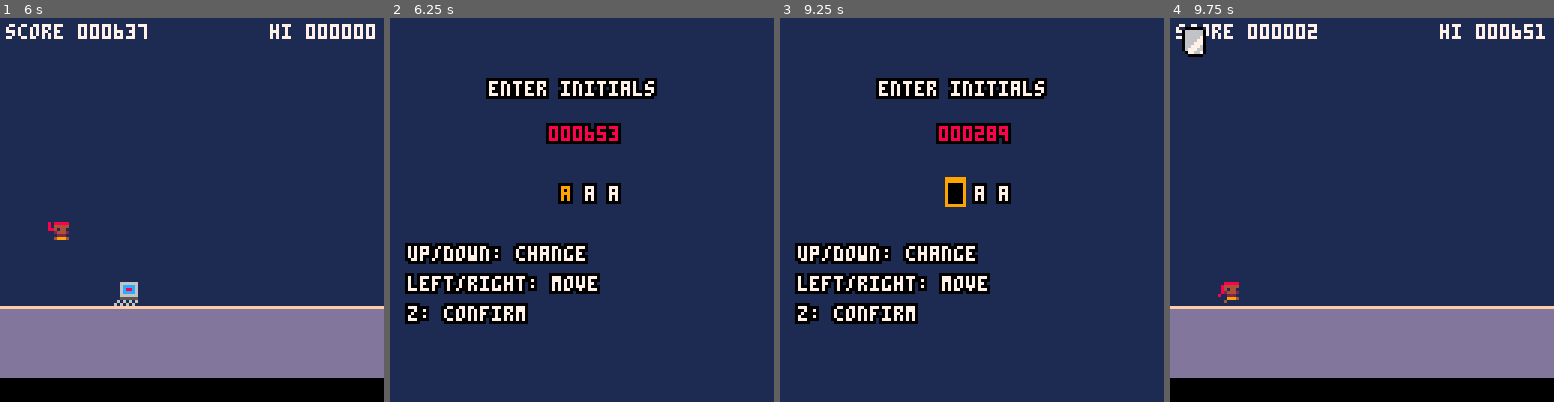
Above: before the commit, frames 1-4 (left to right).
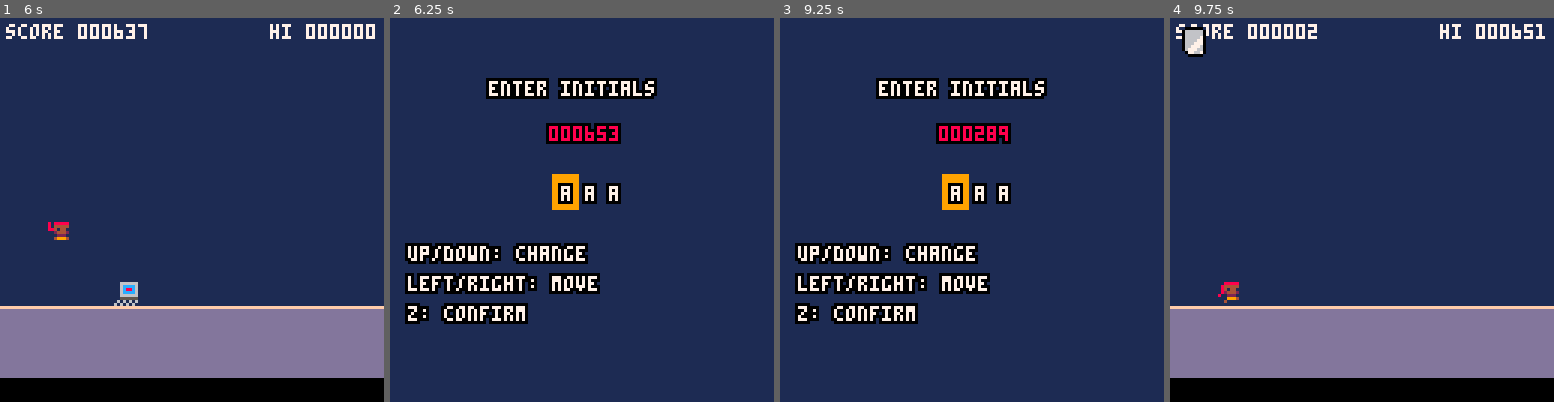
Above: after the commit, the same moments.

Repository: ltpitt/lua-pico-8-oracle-odyssey
Game: PICO-8 cartridge oracle-odyssey.p8
Two runs of this game, one before a commit and one after it. Both use one fixed random seed, a clock stepped at 60 frames per second and the inputs below.
Inputs:
- Up to frame 1 (6 s): tap X (X key) at 0.33, 1.07, 1.85, 2.97, 4.08, 5.2 s; tap O (Z key) at 0.7, 1.7, 2.1, 2.5, 2.9, 3.3, 3.7, 4.1, 4.5, 4.9, 5.3, 5.7 s; hold Right 1.6-2.1 s; hold Up 2.15-2.42 s; hold Right 2.47-3.03 s; hold Left 3.08-3.58 s; hold Down 3.63-3.97 s; hold Right 4.02-4.68 s; hold Up 4.73-5.03 s; hold Left 5.08-5.68 s; hold Down from 5.73 s (still down)
- Up to frame 2 (6.25 s): release Down at 6.03 s; hold Right from 6.08 s (still down); tap O (Z key) at 6.1 s
- Up to frame 3 (9.25 s): tap X (X key) at 6.32, 7.43, 8.55 s; tap O (Z key) every 0.4 s from 6.5 to 8.9 s; release Right at 6.58 s; hold Right 6.63-7.13 s; hold Up 7.18-7.45 s; hold Right 7.5-8.07 s; hold Left 8.12-8.62 s; hold Down 8.67-9 s; hold Right from 9.05 s (still down)
- Up to frame 4 (9.75 s): tap O (Z key) at 9.3, 9.7 s; tap X (X key) at 9.67 s; release Right at 9.72 s

Frame 1 is identical in both runs. In frame 2, 0.5% of the frame differs, in the area x 42-50%, y 40-50%; in frame 3, 0.3%; in frame 4, nothing differs.

Commit message:
feat: Added hall of fame

Diff:
--- a/oracle-odyssey.p8
+++ b/oracle-odyssey.p8
@@ -3,7 +3,7 @@
 __lua__
 
 -- available characters for initial entry
-alphabet = "abcdefghijklmnopqrstuvwxyz "
+alphabet = "abcdefghijklmnopqrstuvwxyz"
 
 -- find char position in alphabet
 function find_in_alphabet(c)
@@ -56,11 +56,11 @@
 
 -- hall of fame (top 5 scores)
 hall_of_fame = {
-    {name = "aaa", score = 0},
-    {name = "bbb", score = 0},
-    {name = "ccc", score = 0},
-    {name = "ddd", score = 0},
-    {name = "eee", score = 0}
+    {name = "---", score = 0},
+    {name = "---", score = 0},
+    {name = "---", score = 0},
+    {name = "---", score = 0},
+    {name = "---", score = 0}
 }
 
 player = {
@@ -254,10 +254,9 @@
     game.current_music = 6
   end
 
-  -- cheat: hold left + press z to reset high score
-  if btn(0) and btnp(4) then
-    game.high_score = 0
-    dset(0, 0)
+  -- cheat: hold up + down + press z to reset all scores
+  if btn(2) and btn(3) and btnp(4) then
+    reset_all_scores()
   end
 
   -- accept any button press: left(0), right(1), up(2), down(3), z(4), x(5)
@@ -558,12 +557,9 @@
         local x = x_base + (i - 1) * 8
         local letter = sub(initials, i, i)
         if i == game.initial_pos then
-            if flr(time() * 4) % 2 == 0 then
-                rectfill(x - 1, 53, x + 5, 62, 9)
-                write(letter, x, 55, 0)
-            else
-                write(letter, x, 55, 9)
-            end
+            -- always show highlighted box with good contrast
+            rectfill(x - 2, 52, x + 6, 63, 9)  -- orange box
+            write(letter, x, 55, 7)
         else
             write(letter, x, 55, 7)
         end
@@ -756,6 +752,17 @@
             hall_of_fame[i] = {name = name, score = score}
             return
         end
+    end
+end
+
+function reset_all_scores()
+    -- reset high score
+    game.high_score = 0
+    dset(0, 0)
+
+    -- reset hall of fame
+    for i = 1, 5 do
+        hall_of_fame[i] = {name = "---", score = 0}
     end
 end
 
